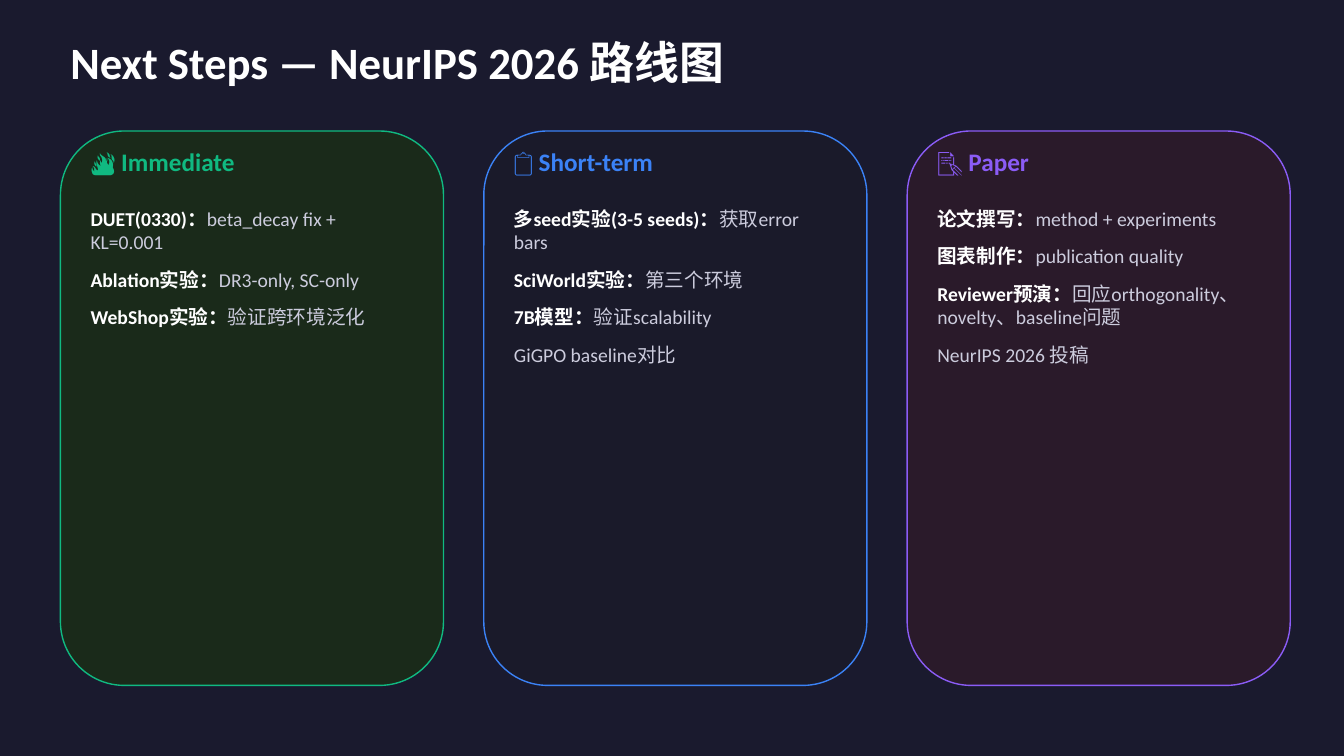
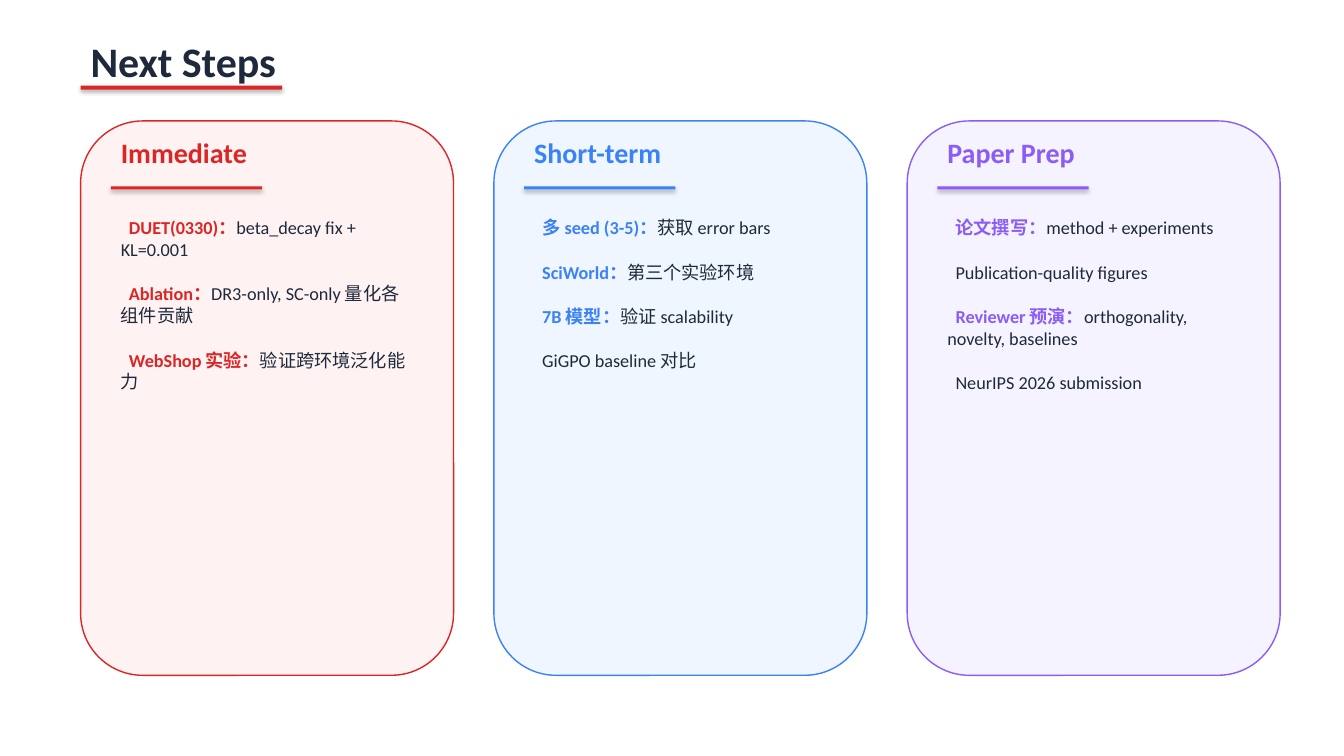
Before and after one commit to qishenghu/EvolAnalsis, a slide deck: slide 10 of analysis_outputs/duet_0329_analysis/DUET_ALFWorld_Analysis_Report.pptx. Drawn at 1344x756 pixels with LibreOffice and Linux fonts; fonts in the diff are those of the drawing. Boxes give left, top, right and bottom in pixels: in the first picture for what was removed or moved away, otherwise in the second. Text is boxed around its words. In the diff, an @@ line names an element or a change of style, - is before the commit and + after.

```diff
--- a/analysis_outputs/duet_0329_analysis/DUET_ALFWorld_Analysis_Report.pptx
+++ b/analysis_outputs/duet_0329_analysis/DUET_ALFWorld_Analysis_Report.pptx
@@ background #1A1A2E to #FFFFFF @@
@@ text at (x1=91, y1=49, x2=276, y2=87): text changed; size 32 to 30 pt; text colour #FFFFFF to #1E293B @@
-Next Steps — NeurIPS 2026 路线图
+Next Steps
@@ rectangle added at (x1=81, y1=86, x2=282, y2=90), fill #DC2626 @@
@@ rounded rectangle resized from (x1=60, y1=131, x2=444, y2=686) to (x1=81, y1=121, x2=454, y2=676) @@
@@ rounded rectangle at (x1=81, y1=121, x2=454, y2=676): fill #1A2A1A to #FEF2F2; outline #10B981 1 pt to #DC2626 1 pt @@
@@ text at (x1=121, y1=143, x2=247, y2=163): text changed; size 18 to 20 pt; text colour #10B981 to #DC2626 @@
-🔥 Immediate
+Immediate
@@ rounded rectangle resized from (x1=484, y1=131, x2=867, y2=686) to (x1=494, y1=121, x2=867, y2=676) @@
@@ rounded rectangle at (x1=494, y1=121, x2=867, y2=676): fill #1A1A2A to #EFF6FF @@
@@ text at (x1=534, y1=143, x2=661, y2=163): text changed; size 18 to 20 pt @@
-📋 Short-term
+Short-term
@@ rounded rectangle resized from (x1=907, y1=131, x2=1291, y2=686) to (x1=907, y1=121, x2=1280, y2=676) @@
@@ rounded rectangle at (x1=907, y1=121, x2=1280, y2=676): fill #2A1A2A to #F5F3FF @@
@@ text at (x1=947, y1=145, x2=1075, y2=168): text changed; size 18 to 20 pt @@
-📝 Paper
+Paper Prep
@@ rectangle added at (x1=111, y1=187, x2=262, y2=190), fill #DC2626 @@
@@ rectangle added at (x1=524, y1=187, x2=676, y2=190), fill #3B82F6 @@
@@ rectangle added at (x1=938, y1=187, x2=1089, y2=190), fill #8B5CF6 @@
@@ text "DUET(0330)：beta_decay fix + KL=0.001" moved from (x1=91, y1=211, x2=366, y2=327) to (x1=121, y1=220, x2=406, y2=390) @@
@@ text at (x1=121, y1=220, x2=343, y2=256): size 14 to 13 pt, text colour #CCCCDD to #1E293B in "DUET(0330)：beta_decay fix + KL=0.001"; text colour #FFFFFF to #DC2626 in "DUET(0330)：beta_decay"; more space between paragraphs @@
@@ text at (x1=542, y1=218, x2=770, y2=369): text changed; size 14 to 13 pt; text colour #CCCCDD to #1E293B @@
-多seed实验(3-5 seeds)：获取error bars
-SciWorld实验：第三个环境
-7B模型：验证scalability
-GiGPO baseline对比
+多 seed (3-5)：获取 error bars
+SciWorld：第三个实验环境
+7B 模型：验证 scalability
+GiGPO baseline 对比
@@ text "论文撰写：method + experiments" moved from (x1=937, y1=209, x2=1239, y2=364) to (x1=947, y1=218, x2=1214, y2=389) @@
@@ text at (x1=956, y1=218, x2=1214, y2=237): size 14 to 13 pt, text colour #CCCCDD to #1E293B in "论文撰写：method + experiments"; text colour #FFFFFF to #8B5CF6 in "论文撰写：method"; more space between paragraphs @@
@@ text at (x1=947, y1=266, x2=1188, y2=389): text changed; size 14 to 13 pt; text colour #CCCCDD to #1E293B @@
-图表制作：publication quality
-Reviewer预演：回应orthogonality、novelty、baseline问题
-NeurIPS 2026 投稿
+Publication-quality figures
+Reviewer 预演：orthogonality, novelty, baselines
+NeurIPS 2026 submission
@@ text at (x1=121, y1=284, x2=406, y2=390): text changed; size 14 to 13 pt; text colour #CCCCDD to #1E293B @@
-Ablation实验：DR3-only, SC-only
-WebShop实验：验证跨环境泛化
+Ablation：DR3-only, SC-only 量化各组件贡献
+WebShop 实验：验证跨环境泛化能力
```
Also in this commit, not shown: 6 other slides changed, 3 slides added, 3 slides removed, 1 other file.
